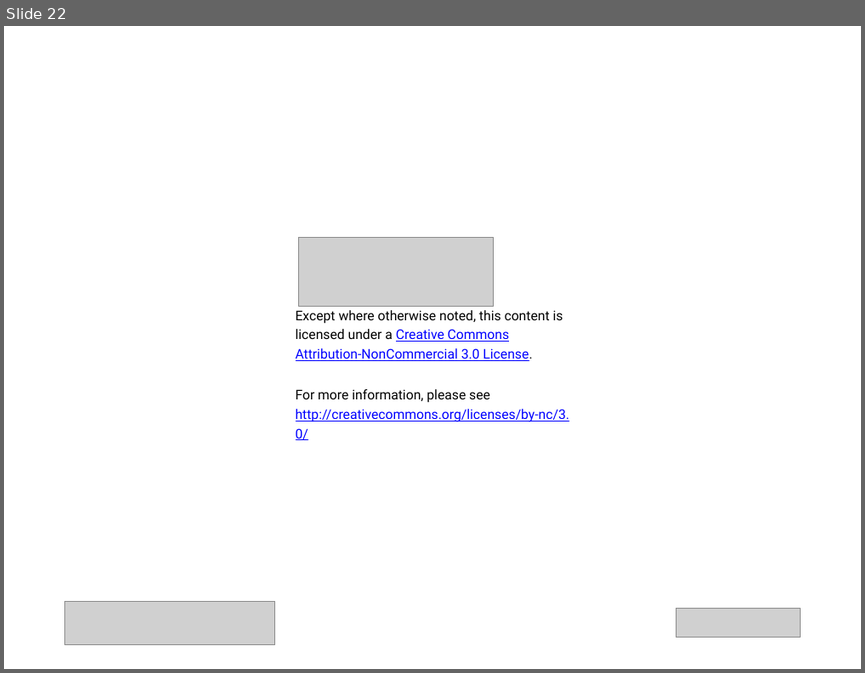
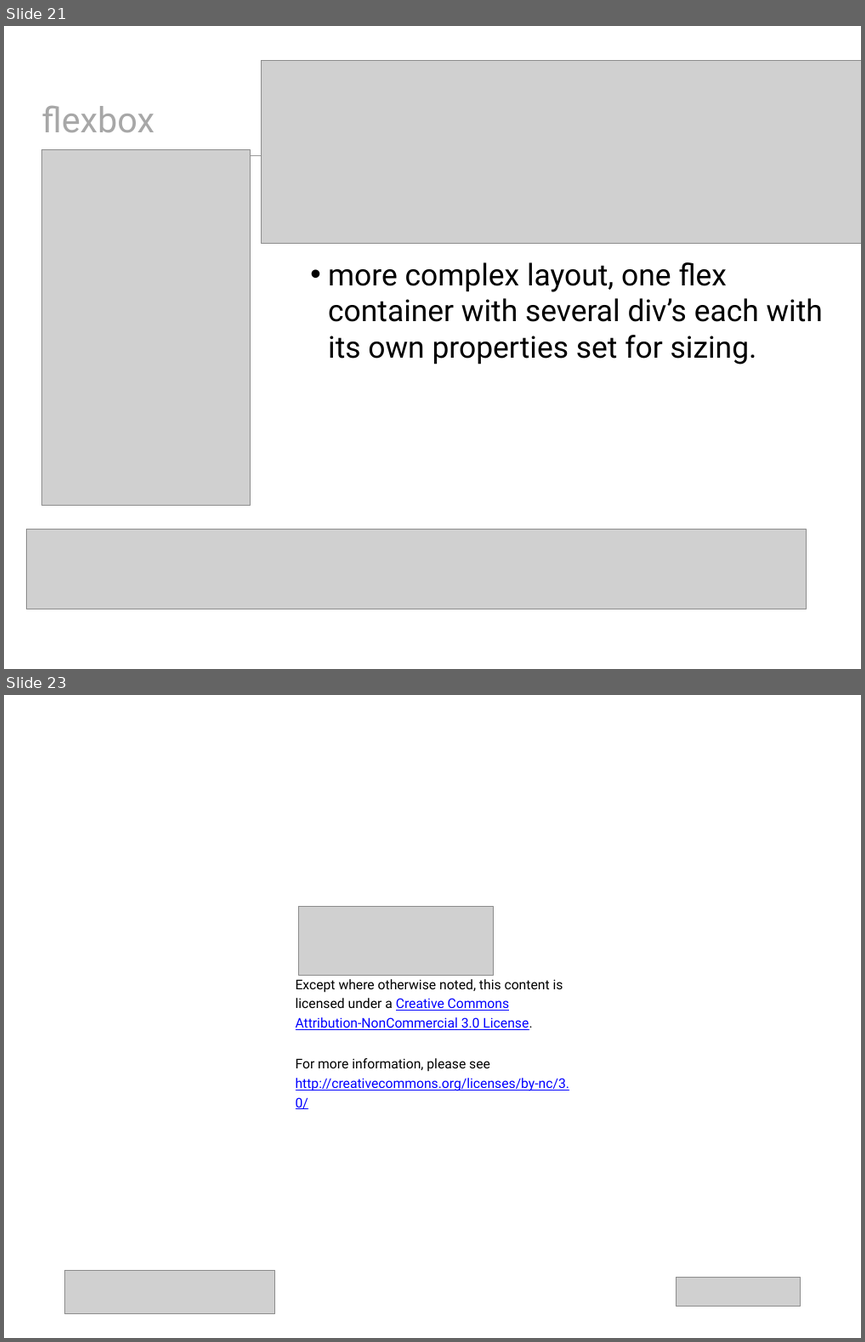
Before and after one commit to wit-web-dev-2015/web-dev-1, a slide deck: topic07/talk-1/a-css-layout-part2.pptx. Shown one above the other, each under a label of ours: slide 22 before the commit, slides 21 and 23 after it; the slides between them are not shown. The pictures are 865x673 and 865x1342 pixels, drawn with LibreOffice and Linux fonts; fonts in the diff are those of the drawing; grey boxes stand for pictures. Boxes give left, top, right and bottom in pixels: in the first picture for what was removed or moved away, otherwise in the second. Text is boxed around its words. In the diff, an @@ line names an element or a change of style, - is before the commit and + after.

```diff
--- a/topic07/talk-1/a-css-layout-part2.pptx
+++ b/topic07/talk-1/a-css-layout-part2.pptx
@@ slide 21 added at (4,26,861,669), background #FFFFFF @@
@@ picture added at (262,60,861,243) @@
@@ title added at (41,106,154,132), 42 pt, text #A7A7A7 @@
+flexbox
@@ picture added at (41,149,250,505) @@
@@ line added from (46, 155) to (818, 155), #9A9A9A 1 pt @@
@@ text added at (328,262,823,364), 36 pt, text #000000 @@
+• more complex layout, one flex container with several div’s each with its own properties set for sizing.
@@ picture added at (26,529,806,608) @@
@@ what was slide 22 is now slide 23 @@
```
Also in this commit, not shown: 15 slides changed, 5 other slides added, 5 slides removed, 32 other files.
